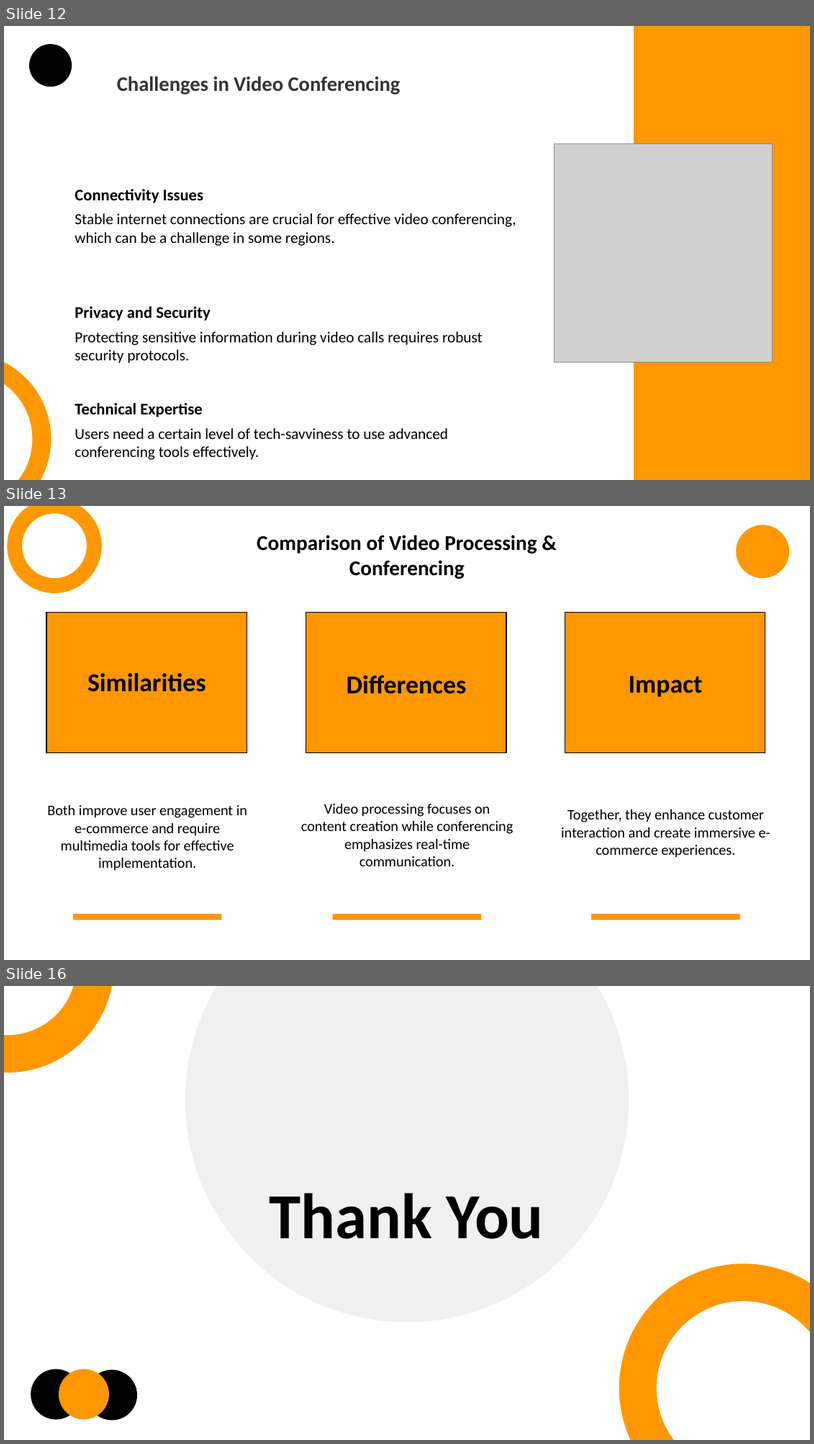
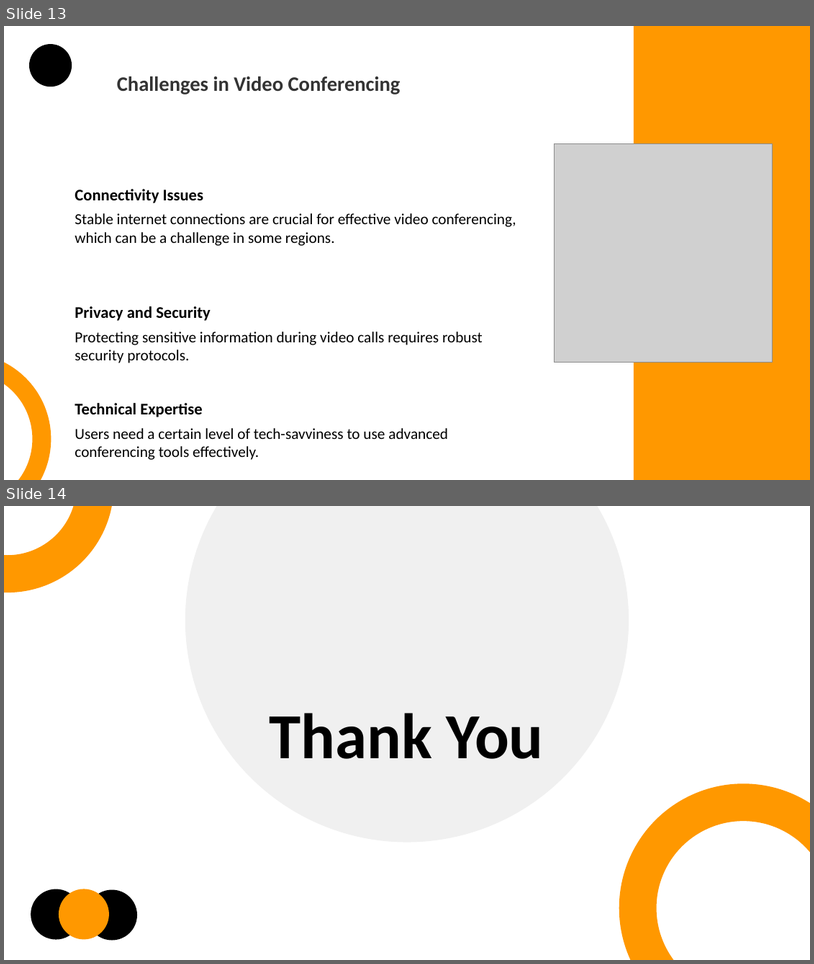
Before and after one commit to TejasDotExe/ecommerce, a slide deck: Multimedia Content in E-commerce.pptx. Shown one above the other, each under a label of ours: slides 12, 13 and 16 before the commit, slides 13 and 14 after it; the slides between them are not shown. The pictures are 814x1444 and 814x964 pixels, drawn with LibreOffice and Linux fonts; fonts in the diff are those of the drawing; grey boxes stand for pictures. Boxes give left, top, right and bottom in pixels: in the first picture for what was removed or moved away, otherwise in the second. Text is boxed around its words. In the diff, an @@ line names an element or a change of style, - is before the commit and + after.

```diff
--- a/Multimedia Content in E-commerce.pptx
+++ b/Multimedia Content in E-commerce.pptx
@@ slide 13 removed at (4,506,810,960), background #FFFFFF @@
@@ ellipse removed at (15,506,94,586) @@
@@ ellipse removed at (736,525,790,578) @@
@@ text removed at (257,535,537,579) @@
-Comparison of Video Processing & Conferencing
@@ rectangle removed at (46,613,247,753) @@
@@ rectangle removed at (306,613,507,753) @@
@@ rectangle removed at (566,613,765,753) @@
@@ text removed at (88,673,206,692) @@
-Similarities
@@ text removed at (347,675,467,694) @@
-Differences
@@ text removed at (629,675,703,697) @@
-Impact
@@ text removed at (47,805,247,870) @@
-Both improve user engagement in e-commerce and require multimedia tools for effective implementation.
@@ text removed at (301,803,513,866) @@
-Video processing focuses on content creation while conferencing emphasizes real-time communication.
@@ text removed at (561,809,771,857) @@
-Together, they enhance customer interaction and create immersive e-commerce experiences.
@@ rectangle removed at (73,914,221,920) @@
@@ rectangle removed at (333,914,481,920) @@
@@ rectangle removed at (592,914,741,920) @@
@@ what was slide 12 is now slide 13 @@
@@ what was slide 16 is now slide 14 @@
```
Also in this commit, not shown: 4 slides changed, 1 other slide removed.
